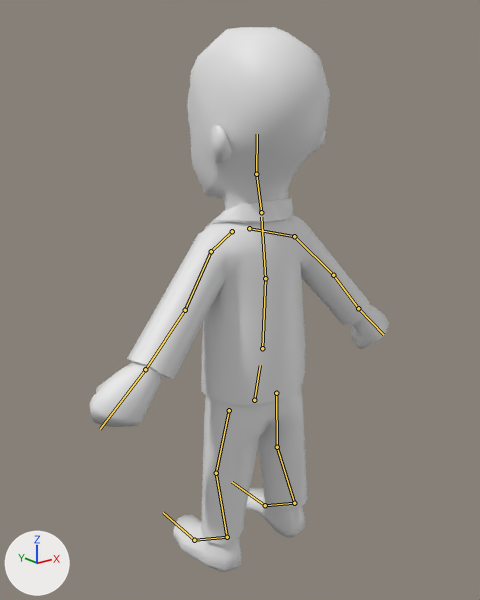
The FBX model LucidDreamer/Assets/Resources/Alex/Alex.fbx, before and after one commit.
The view is the same before and after, from a camera (50 mm lens) standing at (-1.27, -1.53, 1.51) and looking at (0.04, 0.11, 0.86). The axes (+X, +Y, +Z) are drawn at lower left. The lights are the same throughout. The bones that bend it are drawn over the model as lines.

The first picture shows 'Alex'.
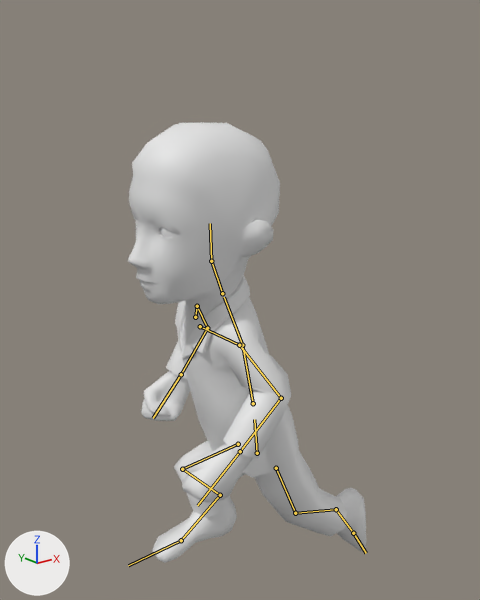
The newer file adds an action. The first version stands in its rest pose; the second is drawn at frame 1 of the action 'Armature|AlexJump'.

Pixel boxes (x1, y1, x2, y2) of what changed, in the pictures (480 x 600 px):
'Alex', posed (21% narrower, 19% shorter)
    before: (89, 27, 389, 573)
    after: (128, 123, 366, 563)
bone 'Armature|hips', root to tip
    before: (254, 400) to (260, 365)
    after: (257, 453) to (254, 419)
bone 'Armature|spine.000', root to tip
    before: (262, 348) to (265, 278)
    after: (253, 403) to (242, 345)
bone 'Armature|spine.001', root to tip
    before: (265, 278) to (261, 217)
    after: (242, 345) to (224, 297)
bone 'Armature|neck', root to tip
    before: (261, 212) to (256, 174)
    after: (222, 293) to (211, 261)
bone 'Armature|head', root to tip
    before: (256, 174) to (257, 134)
    after: (211, 261) to (210, 223)
bone 'Armature|shoulder.R', root to tip
    before: (249, 228) to (294, 236)
    after: (195, 317) to (197, 306)
bone 'Armature|arm.R', root to tip
    before: (294, 236) to (333, 275)
    after: (197, 306) to (207, 328)
bone 'Armature|forearm.R', root to tip
    before: (333, 275) to (358, 308)
    after: (207, 328) to (181, 374)
bone 'Armature|shoulder.L', root to tip
    before: (232, 231) to (211, 251)
    after: (200, 326) to (239, 345)
bone 'Armature|arm.L', root to tip
    before: (211, 251) to (185, 310)
    after: (239, 345) to (281, 398)
bone 'Armature|forearm.L', root to tip
    before: (185, 310) to (145, 369)
    after: (281, 398) to (240, 451)
bone 'Armature|upperleg.R', root to tip
    before: (276, 393) to (277, 447)
    after: (238, 444) to (182, 469)
bone 'Armature|lowerleg.R', root to tip
    before: (277, 447) to (294, 503)
    after: (182, 469) to (220, 495)
bone 'Armature|foot.R', root to tip
    before: (294, 503) to (265, 505)
    after: (220, 495) to (181, 540)
bone 'Armature|upperleg.L', root to tip
    before: (229, 410) to (216, 473)
    after: (276, 468) to (295, 513)
bone 'Armature|lowerleg.L', root to tip
    before: (216, 473) to (227, 537)
    after: (295, 513) to (336, 509)
bone 'Armature|foot.L', root to tip
    before: (227, 537) to (194, 540)
    after: (336, 509) to (353, 533)
bone 'Armature|toes.L', root to tip
    before: (194, 540) to (163, 512)
    after: (353, 533) to (366, 553)

The change in detail:
Bone 'Armature|hips' (bone_armature_hips) moves from (0.0, 0.0, 0.0) to (0.048, -0.235, 0.004).
Bone 'Armature|hips' (bone_armature_hips) turns from (0, 0, 0) to (-95, 79, -90) degrees about its own x, y and z.
Bone 'Armature|spine.000' (bone_armature_spine_000) turns from (0, 0, 0) to (1, -13, 2) degrees about its own x, y and z.
Bone 'Armature|spine.001' (bone_armature_spine_001) turns from (0, 0, 0) to (0, -11, -3) degrees about its own x, y and z.
Bone 'Armature|neck' (bone_armature_neck) turns from (0, 0, 0) to (7, 13, 3) degrees about its own x, y and z.
Bone 'Armature|head' (bone_armature_head) turns from (0, 0, 0) to (6, 7, -2) degrees about its own x, y and z.
Bone 'Armature|shoulder.R' (bone_armature_shoulder_r) turns from (0, 0, 0) to (4, -5, 15) degrees about its own x, y and z.
Bone 'Armature|arm.R' (bone_armature_arm_r) turns from (0, 0, 0) to (-7, -12, 0) degrees about its own x, y and z.
Bone 'Armature|forearm.R' (bone_armature_forearm_r) turns from (0, 0, 0) to (-9, 15, 50) degrees about its own x, y and z.
Bone 'Armature|shoulder.L' (bone_armature_shoulder_l) turns from (0, 0, 0) to (-4, -1, 7) degrees about its own x, y and z.
Bone 'Armature|arm.L' (bone_armature_arm_l) turns from (0, 0, 0) to (-14, 59, -12) degrees about its own x, y and z.
Bone 'Armature|forearm.L' (bone_armature_forearm_l) turns from (0, 0, 0) to (40, -3, -58) degrees about its own x, y and z.
Bone 'Armature|upperleg.R' (bone_armature_upperleg_r) turns from (0, 0, 0) to (92, -4, 23) degrees about its own x, y and z.
Bone 'Armature|lowerleg.R' (bone_armature_lowerleg_r) turns from (0, 0, 0) to (-98, -7, -11) degrees about its own x, y and z.
Bone 'Armature|foot.R' (bone_armature_foot_r) turns from (0, 0, 0) to (20, -1, 4) degrees about its own x, y and z.
Bone 'Armature|upperleg.L' (bone_armature_upperleg_l) turns from (0, 0, 0) to (-15, 6, -6) degrees about its own x, y and z.
Bone 'Armature|lowerleg.L' (bone_armature_lowerleg_l) turns from (0, 0, 0) to (-19, 1, 1) degrees about its own x, y and z.
Bone 'Armature|foot.L' (bone_armature_foot_l) turns from (0, 0, 0) to (-44, 3, 0) degrees about its own x, y and z.
Bone 'Armature|toes.L' (bone_armature_toes_l) turns from (0, 0, 0) to (-31, 0, 0) degrees about its own x, y and z.
